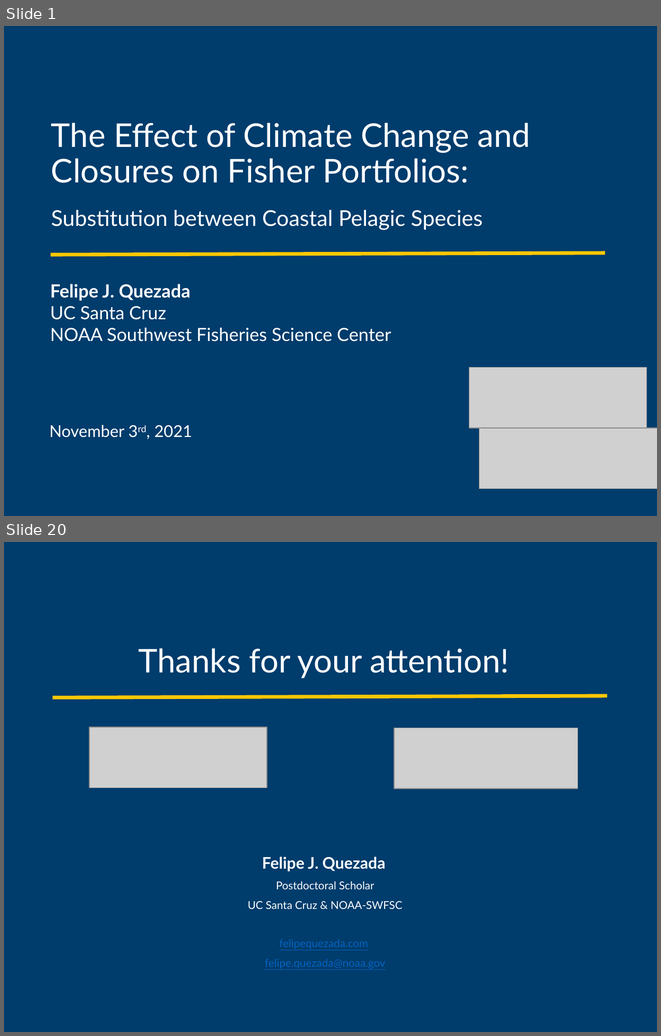
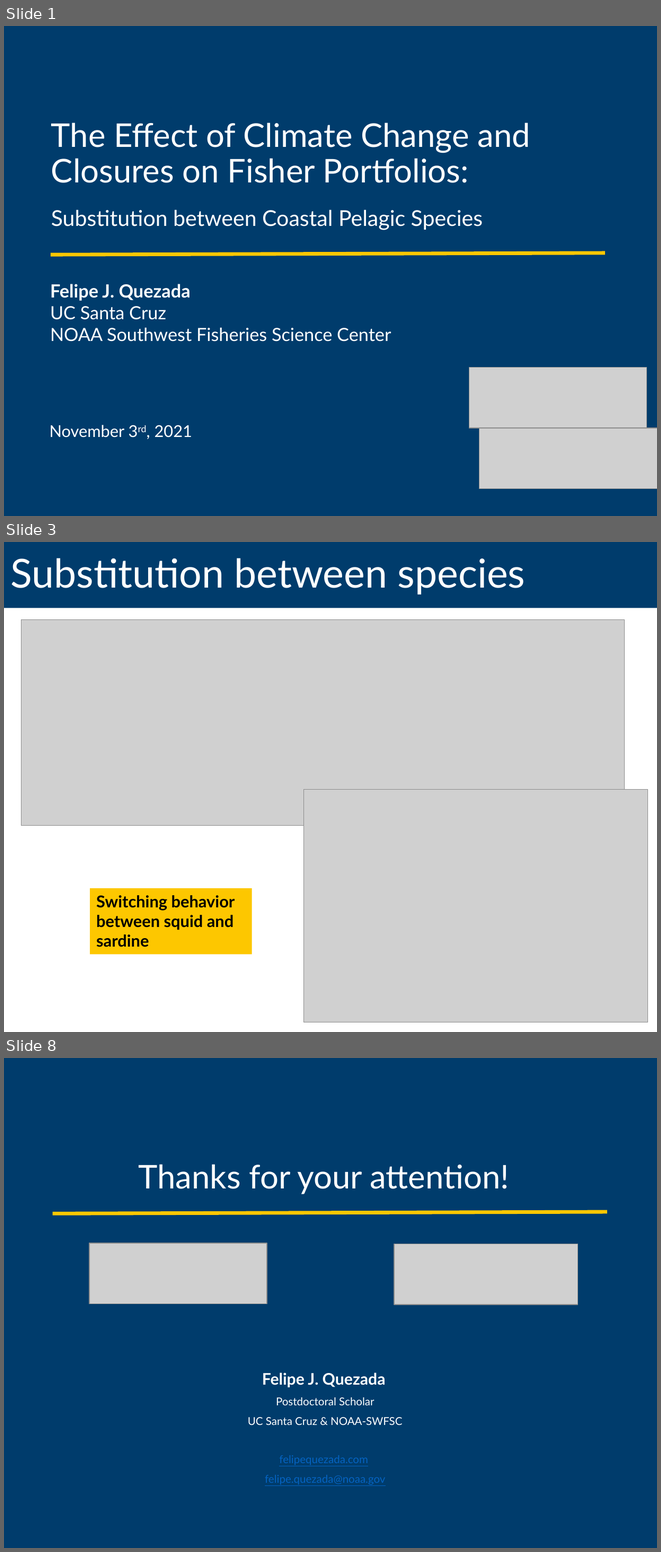
Before and after one commit to futureseas/EconAnalysis, a slide deck: Slides/slides_landing_FQE.pptx. Shown one above the other, each under a label of ours: slides 1 and 20 before the commit, slides 1, 3 and 8 after it; the slides between them are not shown. The pictures are 661x1036 and 661x1552 pixels, drawn with LibreOffice and Linux fonts; fonts in the diff are those of the drawing; grey boxes stand for pictures. Boxes give left, top, right and bottom in pixels: in the first picture for what was removed or moved away, otherwise in the second. Text is boxed around its words. In the diff, an @@ line names an element or a change of style, - is before the commit and + after.

```diff
--- a/Slides/slides_landing_FQE.pptx
+++ b/Slides/slides_landing_FQE.pptx
@@ slide 3 added at bbox=[4, 542, 657, 1032], background #FFFFFF @@
@@ title added at bbox=[4, 542, 657, 608], fill #003C6C, 44 pt, text #FFFFFF @@
+Substitution between species
@@ picture added at bbox=[21, 620, 624, 826] @@
@@ picture added at bbox=[303, 790, 648, 1022] @@
@@ rectangle added at bbox=[90, 888, 252, 954], fill #FDC700, 18 pt, text #000000, bold @@
+Switching behavior between squid and sardine
@@ what was slide 20 is now slide 8 @@
```
Also in this commit, not shown: 7 slides changed, 1 other slide added, 3 slides removed, 5 other files.
